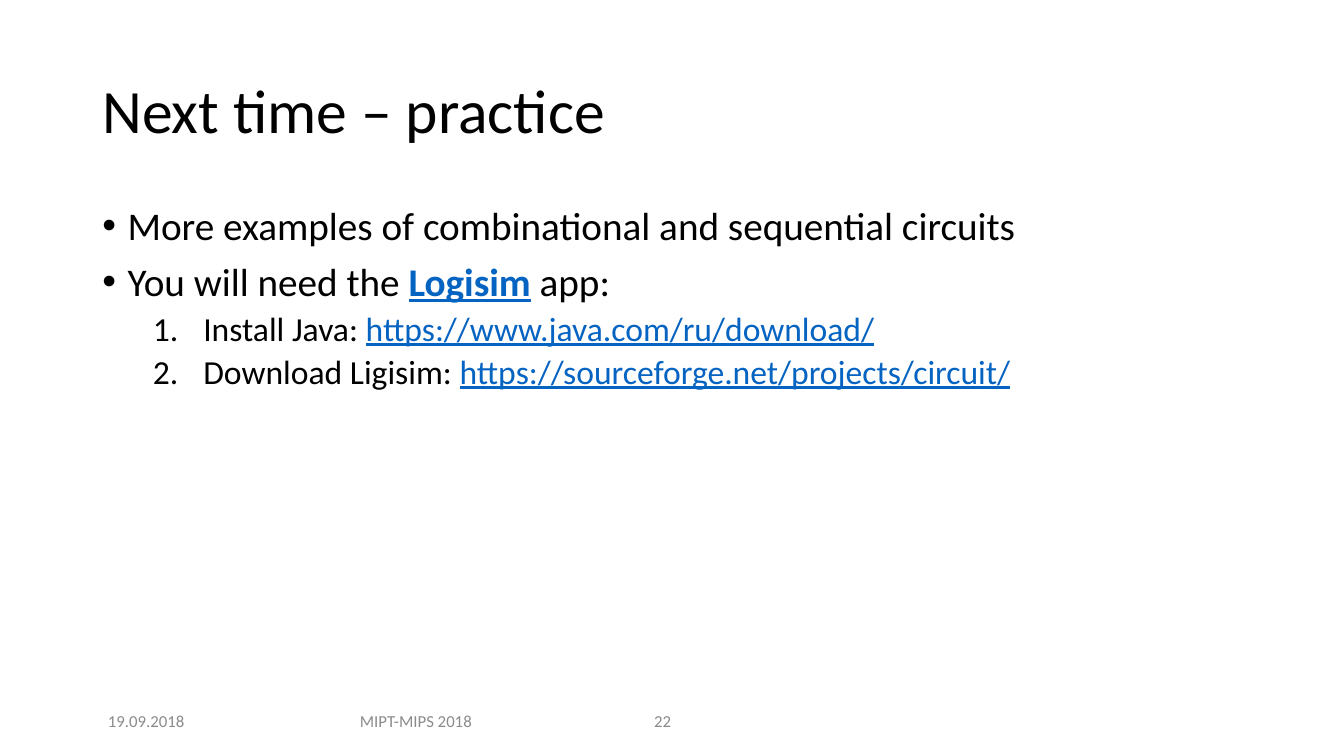
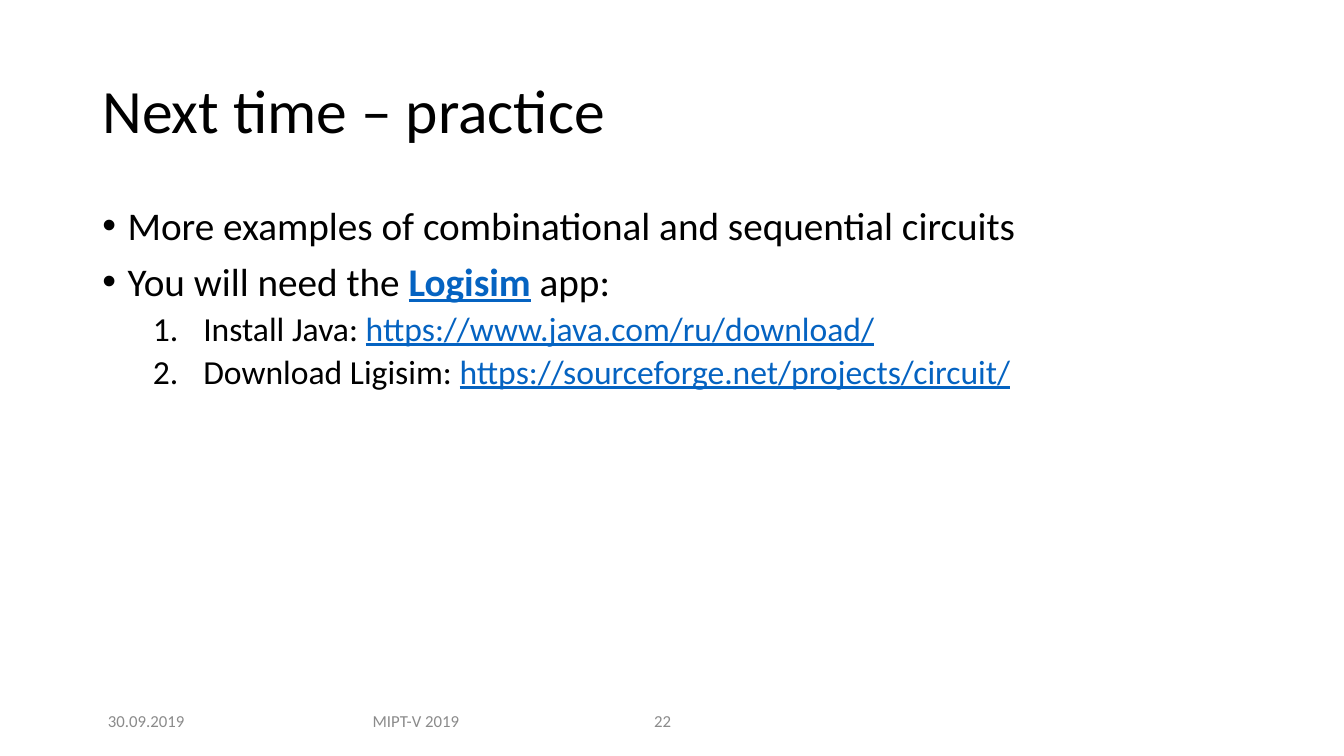
Before and after one commit to MIPT-ILab/ca-lectures, a slide deck: slide 22 of mipt-mips/2019/L3/Lecture 3 - Combinational & Sequential Circuits - NO AUDIO.pptx. Drawn at 1344x756 pixels with LibreOffice and Linux fonts; fonts in the diff are those of the drawing; background and template pictures are left out. Boxes give left, top, right and bottom in pixels: in the first picture for what was removed or moved away, otherwise in the second. Text is boxed around its words. In the diff, an @@ line names an element or a change of style, - is before the commit and + after.

```diff
--- a/mipt-mips/2019/L3/Lecture 3 - Combinational & Sequential Circuits - NO AUDIO.pptx
+++ b/mipt-mips/2019/L3/Lecture 3 - Combinational & Sequential Circuits - NO AUDIO.pptx
@@ text at [108, 716, 184, 727]: text changed @@
-19.09.2018
+30.09.2019
@@ text at [373, 716, 459, 727]: text changed @@
-MIPT-MIPS 2018
+MIPT-V 2019
```
Also in this commit, not shown: 18 other slides changed, 3 other files.
